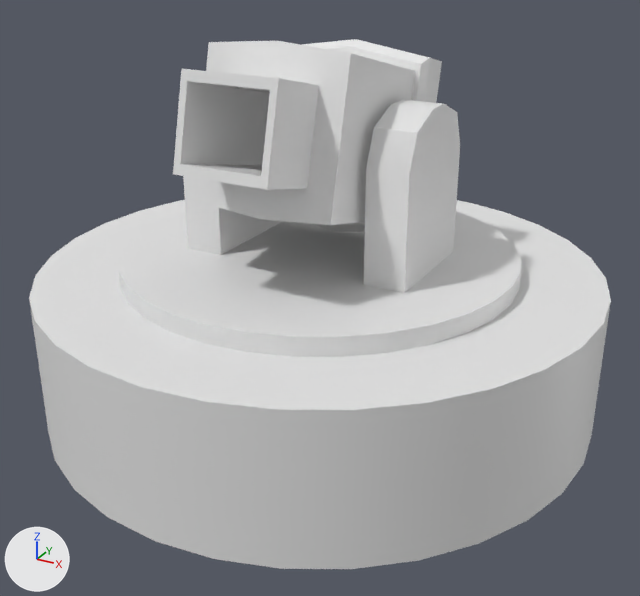
A saved change to the FBX model Assets/_Assets/Models/Models/EnemyCannon.fbx.
The view is the same before and after, from a 50 mm camera at (1.43, -2.6, 1.47) aimed at (0.05, -0.09, 0.22). Arrows for +X, +Y and +Z are at lower left; the lights stay in place. Where no turn or scale is listed for an object, it has been applied to the vertices.

Names of what the first picture shows: 'Cannon'.
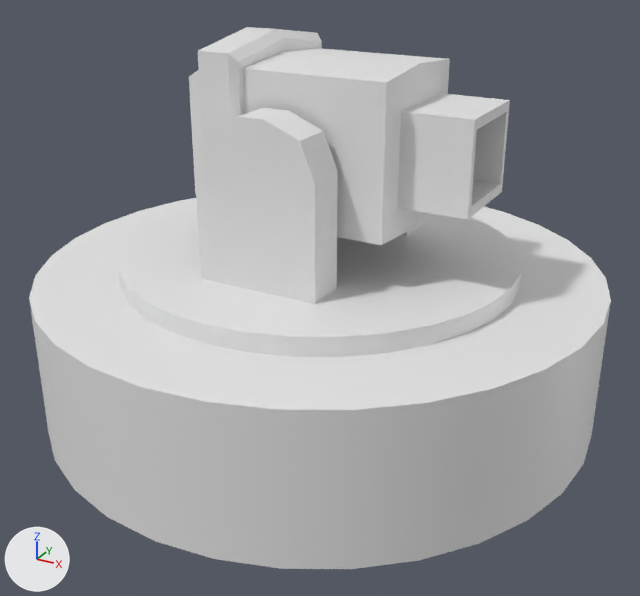
Commit message: Enemy Cannons Visuals Finished

Where the change shows, as pixel boxes (x1, y1, x2, y2) in the pictures (640 x 596 px; the box of a moved part takes in the faces that stretch with it):
'Cannon', reshaped
    before: (29, 39, 611, 569)
    after: (29, 27, 611, 569)
part 1 of me_cylinder_001, moved or reshaped
    before: (183, 176, 282, 255)
    after: (194, 108, 338, 304)
part 2 of me_cylinder_001, moved or reshaped
    before: (119, 211, 521, 357)
    after: (119, 207, 521, 357)
part 3 of me_cylinder_001, moved or reshaped
    before: (173, 39, 442, 232)
    after: (189, 27, 510, 245)
part 4 of me_cylinder_001, moved or reshaped
    before: (364, 99, 460, 293)
    after: (401, 221, 422, 236)
part 5 of me_cylinder_001, moved or reshaped
    before: (29, 200, 611, 569)
    after: (29, 198, 611, 569)

Edits to the bpy script that builds the scene:
```text
Change me_cylinder_001:
    where me_cylinder_001.from_pydata(...)  # 226 vertices, 152 faces; spans x -1.0..1.0, y -1.0..1.0, z -0.22..1.11
    used by ob_cannon; location = (0.0, 0.0, 0.0)
    me_cylinder_001 part 1: the loose piece of 16 vertices spanning x -0.42..-0.28, y -0.21..0.21, z 0.28..0.91 is turned 90 degrees about the z axis through the mesh origin
    me_cylinder_001 part 2: the loose piece of 64 vertices spanning x -0.7..0.7, y -0.7..0.7, z 0.24..0.36 is turned 90 degrees about the z axis through its middle
    me_cylinder_001 part 3: the loose piece of 66 vertices spanning x -0.28..0.28, y -0.6..0.43, z 0.37..1.11 is multiplied about its middle by the matrix ((0.0, -0.971, 0.239), (1.0, 0.0, 0.0), (0.0, 0.239, 0.971)), then moved by (0.09, 0.08, -0.02)
    me_cylinder_001 part 4: the loose piece of 16 vertices spanning x 0.28..0.42, y -0.21..0.21, z 0.28..0.91 is turned 90 degrees about the z axis through the mesh origin
    me_cylinder_001 part 5: the loose piece of 64 vertices spanning x -1.0..1.0, y -1.0..1.0, z -0.22..0.3 is turned 90 degrees about the z axis through its middle
```
